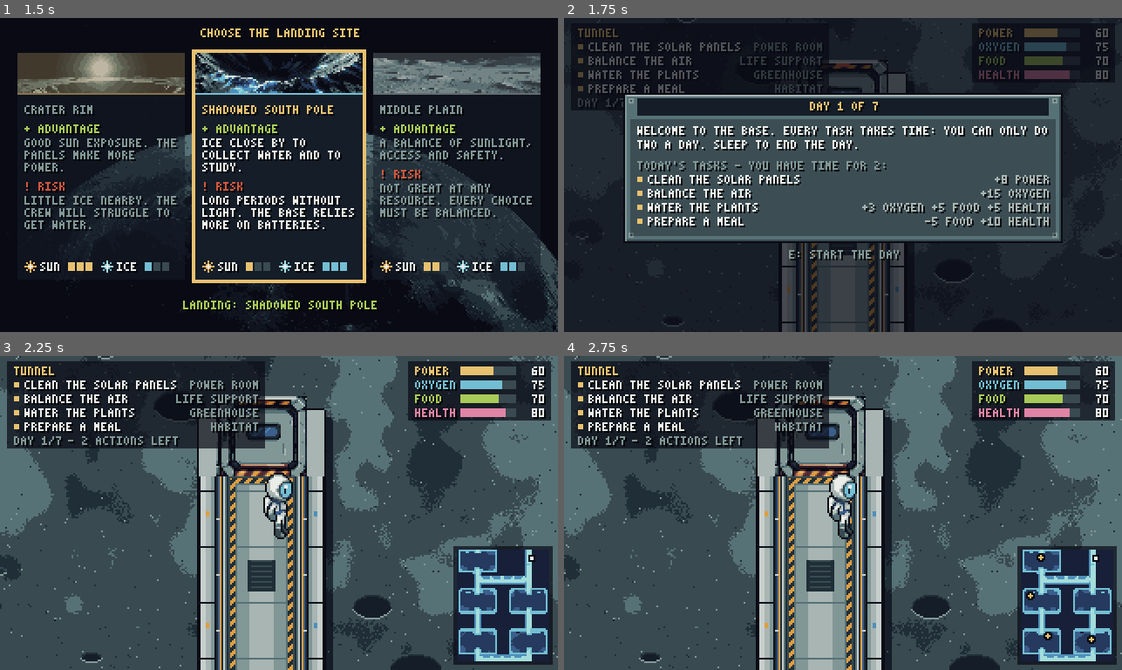
Above: before the commit, frames 1-4 (two rows, left to right).
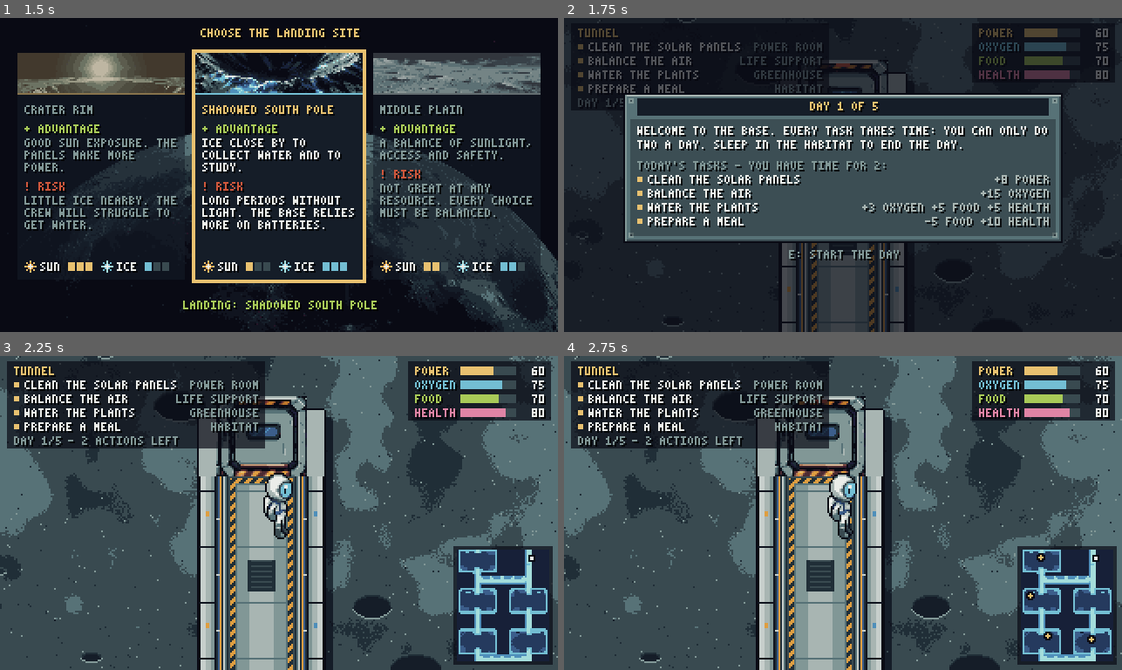
Above: after the commit, the same moments.

Repository: HattoriLoL/Artemis-Adventure
Game: Godot game, scene res://cenas/escolha_pouso.tscn
The game is run twice, just before and just after one commit, with the same random seed, the same clock (stepped at 60 frames per second) and the same inputs.
Inputs (mouse positions are in pixels of both pictures, inside the frame that each line leads up to):
- Up to frame 1 (1.5 s): tap Enter (ui_accept) at 0.5, 0.77, 1.25 s; move the mouse to (401, 159) at 0.52 s; hold D (direita) 0.53-1.28 s; tap Shift (andar) at 0.6 s; click (401, 159) at 0.67 s; move the mouse to (167, 190) at 1.27 s; hold S (baixo) from 1.28 s (still down); tap E (usar) at 1.35 s
- Up to frame 2 (1.75 s): keep holding S (baixo); tap Enter (ui_accept) at 1.52 s
- Up to frame 3 (2.25 s): tap Enter (ui_accept) at 2 s; move the mouse to (334, 443) at 2.02 s; release S (baixo) at 2.03 s; hold D (direita) from 2.03 s (still down); tap X at 2.1 s
- Up to frame 4 (2.75 s): keep holding D (direita)

Frame 1 is identical in both runs. In frame 2, 0.5% of the frame differs, in the area x 10-72%, y 26-43%; in frame 3, less than 0.1%; in frame 4, less than 0.1%.

Commit message:
Missão de 5 dias e mais difícil para quem joga bem (balanceado com os robôs)
- 5 dias em vez de 7: 10 ações para os minigames que temos, partida mais curta e menos repetitiva.
- Noites por local no calendário novo: borda no dia 3, planície nos dias 3 e 4, polo nos dias 2 a 4. Os dias
  que podem ser noite (2, 3 e 4) oferecem baterias ou distribuição; os solares (painéis, terminal) ficam nos dias
  1 e 5.
- Consumo por dia 18 de energia, 16 de oxigênio e 9 de comida (antes 15, 13 e 6).
- Robôs (360 missões): o esperto conclui 98% (antes 100%, com mais folga), o aleatório 14%, quem erra muito nos
  minigames 28%. Nenhuma noite sem tarefa de energia que renda, nenhuma quebra de regra do ciclo.
- Boletins reescritos para os 5 dias (o do dia 1 diz que a cama fica no habitat).

Diff:
--- a/jogo/dados/dias.json
+++ b/jogo/dados/dias.json
@@ -1,21 +1,17 @@
 {
- "_leia": "Ciclo da missão: 7 dias, 2 ações por dia. Cada dia oferece algumas tarefas (ids sala/tarefa) e o jogador escolhe quais fazer. As noites são de cada local de pouso (primeira_noite e dias_de_noite em locais_pouso.json; o primeira_noite daqui só vale para local sem esse campo): nelas os painéis e o terminal não geram energia, então todo dia que pode ser noite (3, 4 e 5) precisa oferecer uma tarefa de energia …(115 unchanged characters)…
+ "_leia": "Ciclo da missão: 5 dias, 2 ações por dia. Cada dia oferece algumas tarefas (ids sala/tarefa) e o jogador escolhe quais fazer. As noites são de cada local de pouso (primeira_noite e dias_de_noite em locais_pouso.json; o primeira_noite daqui só vale para local sem esse campo): nelas os painéis e o terminal não geram energia, então todo dia que pode ser noite (2, 3 e 4) precisa oferecer uma tarefa de energia …(115 unchanged characters)…
  "acoes_por_dia": 2,
  "primeira_noite": 3,
  "dias": [
   {"tarefas": ["energia/paineis", "suporte/oxigenio", "estufa/regar", "habitat/refeicao"],
-   "boletim": "Welcome to the base. Every task takes time: you can only do two a day. Sleep to end the day."},
-  {"tarefas": ["energia/terminal", "suporte/gas", "habitat/agua", "abrigo/blindagem"],
-   "boletim": "Charge up while you can. Nights on the Moon are long and the panels go quiet."},
-  {"tarefas": ["energia/baterias", "suporte/algas", "habitat/refeicao", "energia/tanques"],
-   "boletim": "Keep an eye on the oxygen. The air system works harder every day."},
-  {"tarefas": ["energia/distribuicao", "suporte/oxigenio", "estufa/regar", "abrigo/blindagem"],
-   "boletim": "Halfway there. Low supplies hurt the crew. Meals and the greenhouse help them recover."},
-  {"tarefas": ["energia/baterias", "suporte/gas", "habitat/refeicao", "habitat/agua"],
-   "boletim": "Darkness everywhere today. The batteries have to carry the base through it."},
-  {"tarefas": ["energia/paineis", "suporte/algas", "estufa/regar", "energia/tanques"],
-   "boletim": "The sun is back. Food stocks are dropping: the greenhouse and the algae can help."},
-  {"tarefas": ["energia/distribuicao", "suporte/oxigenio", "habitat/refeicao", "energia/terminal"],
-   "boletim": "Last day. Leave the base ready for the next crew."}
+   "boletim": "Welcome to the base. Every task takes time: you can only do two a day. Sleep in the habitat to end the day."},
+  {"tarefas": ["energia/baterias", "suporte/gas", "habitat/agua", "abrigo/blindagem"],
+   "boletim": "Nights on the Moon are long and the panels go quiet. The batteries keep the base running in the dark."},
+  {"tarefas": ["energia/distribuicao", "suporte/algas", "habitat/refeicao", "energia/tanques"],
+   "boletim": "Darkness everywhere today. Keep an eye on the oxygen: the air system works harder every day."},
+  {"tarefas": ["energia/baterias", "suporte/oxigenio", "estufa/regar", "abrigo/blindagem"],
+   "boletim": "Low supplies hurt the crew. Meals and the greenhouse help them recover."},
+  {"tarefas": ["energia/terminal", "suporte/gas", "estufa/regar", "habitat/agua"],
+   "boletim": "Last day. The sun is back: leave the base ready for the next crew."}
  ]
 }
--- a/jogo/dados/locais_pouso.json
+++ b/jogo/dados/locais_pouso.json
@@ -7,7 +7,7 @@
   "cor": "#e8c170",
   "sol": 3,
   "gelo": 1,
-  "condicoes": {"energia": 80, "oxigenio": 65, "comida": 70, "condicao": 80, "geracao_solar": 1.0, "primeira_noite": 5, "dias_de_noite": 1, "gelo_por_coleta": 0.5}
+  "condicoes": {"energia": 80, "oxigenio": 65, "comida": 70, "condicao": 80, "geracao_solar": 1.0, "primeira_noite": 3, "dias_de_noite": 1, "gelo_por_coleta": 0.5}
  },
  {
   "id": "polo",
@@ -17,7 +17,7 @@
   "cor": "#73bed3",
   "sol": 1,
   "gelo": 3,
-  "condicoes": {"energia": 60, "oxigenio": 75, "comida": 70, "condicao": 80, "geracao_solar": 0.7, "primeira_noite": 3, "dias_de_noite": 3, "gelo_por_coleta": 1.5}
+  "condicoes": {"energia": 60, "oxigenio": 75, "comida": 70, "condicao": 80, "geracao_solar": 0.7, "primeira_noite": 2, "dias_de_noite": 3, "gelo_por_coleta": 1.5}
  },
  {
   "id": "planicie",
@@ -27,6 +27,6 @@
   "cor": "#a8b5b2",
   "sol": 2,
   "gelo": 2,
-  "condicoes": {"energia": 70, "oxigenio": 70, "comida": 70, "condicao": 80, "geracao_solar": 0.85, "primeira_noite": 4, "dias_de_noite": 2, "gelo_por_coleta": 1.0}
+  "condicoes": {"energia": 70, "oxigenio": 70, "comida": 70, "condicao": 80, "geracao_solar": 0.85, "primeira_noite": 3, "dias_de_noite": 2, "gelo_por_coleta": 1.0}
  }
 ]
--- a/jogo/dados/recursos.json
+++ b/jogo/dados/recursos.json
@@ -1,6 +1,6 @@
 {
  "_leia": "Números provisórios para o balanceamento. Valores de 0 a 100. O consumo e a geração solar são cobrados no fe …(315 unchanged characters)…
- "consumo_por_dia": {"energia": 15, "oxigenio": 13, "comida": 6},
+ "consumo_por_dia": {"energia": 18, "oxigenio": 16, "comida": 9},
  "geracao_solar_por_dia": 6,
  "limite_baixo": 25,
  "queda_condicao_por_recurso_baixo": 6,
--- a/jogo/scripts/ciclo_dias.gd
+++ b/jogo/scripts/ciclo_dias.gd
@@ -1,10 +1,10 @@
 extends CanvasLayer
-## Ciclo da missão: 7 dias com 2 ações por dia (regras em res://dados/dias.json). Criado pelo mapa.gd.
+## Ciclo da missão: os dias de dias.json (hoje 5) com 2 ações por dia (regras em res://dados/dias.json). Criado pelo mapa.gd.
 ##   - manhã: boletim do controle da missão com as tarefas oferecidas no dia e o que cada uma rende;
 ##   - durante o dia: cada tarefa concluída gasta uma ação (registrar); sem ações, só resta dormir;
 ##   - noite (dormir na cama do habitat): o consumo do dia, a geração solar e o dano à saúde da equipe por recurso
 ##     baixo (Recursos.fechar_dia) e um resumo de quanto cada indicador mudou;
-##   - fim: um indicador zerou (missão abortada) ou o dia 7 terminou (concluída, ou com dificuldades se algum
+##   - fim: um indicador zerou (missão abortada) ou o último dia terminou (concluída, ou com dificuldades se algum
 ##     indicador terminou baixo). A tela do fim mostra o resultado e o diário da missão; E começa uma nova missão.
 ## Desenhado em código como o menu de pausa: moldura de metal, fonte 3x5 e cores da paleta.
 
